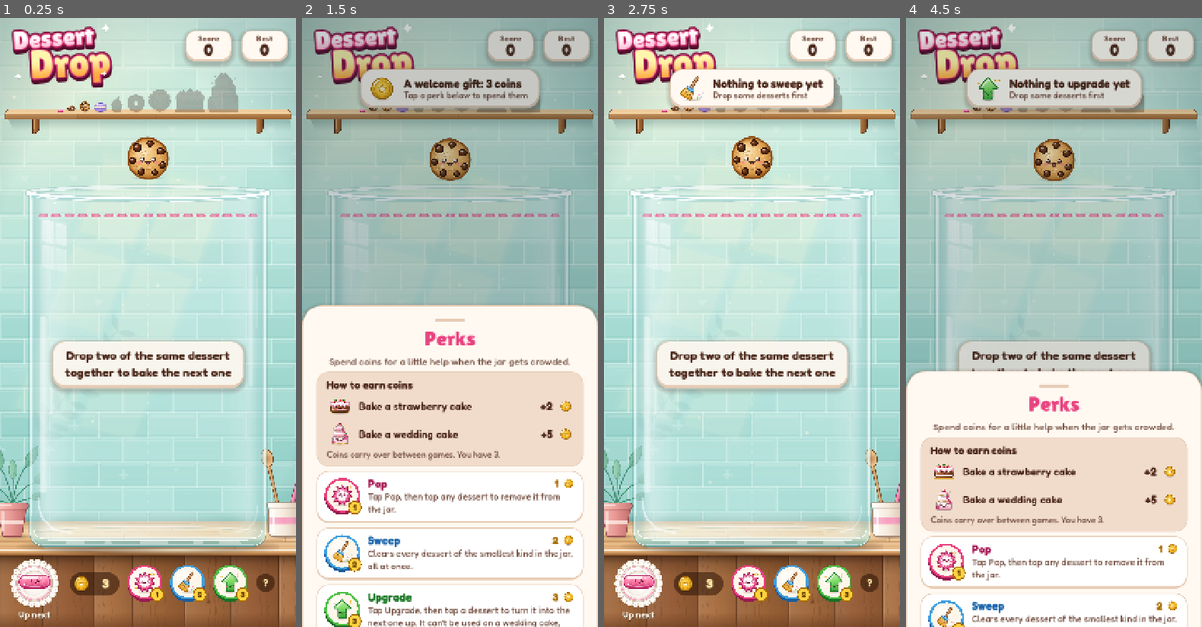
Above: before the commit, frames 1-4 (left to right).
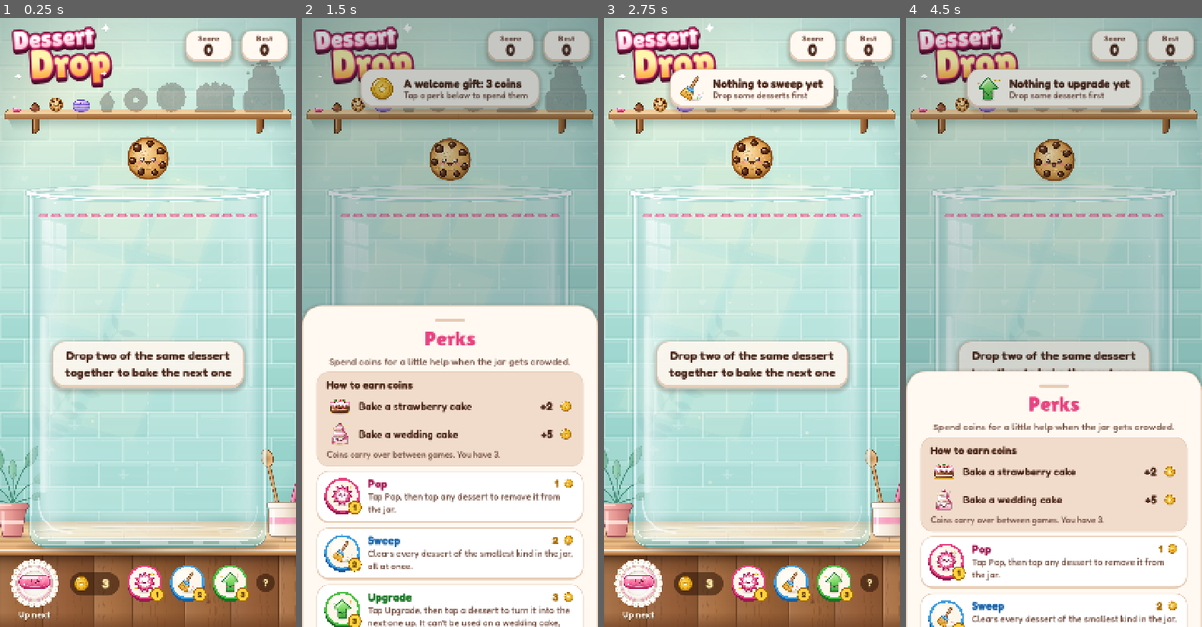
Above: after the commit, the same moments.

Repository: jonstuebe/dessert-drop
Game: Godot game, scene res://scenes/main.tscn
The game is run twice, just before and just after one commit, with the same random seed, the same clock (stepped at 60 frames per second) and the same inputs.
Inputs (mouse positions are in pixels of both pictures, inside the frame that each line leads up to):
- Up to frame 1 (0.25 s): no input
- Up to frame 2 (1.5 s): click "3" at 0.5 s; click (447, 584) at 1.27 s
- Up to frame 3 (2.75 s): click (790, 584) at 2.02 s
- Up to frame 4 (4.5 s): click (1136, 584) at 2.77 s; click "?" at 3.5 s; click "Got it" at 4.25 s

The runs differ from the first frame. In frame 1, 2.2% of the frame differs, in the area x 4-97%, y 6-16%; in frame 2, 1.3%; in frame 3, 1.3%; in frame 4, 1.3%.

Commit message:
Spread shelf desserts across the full shelf width

Diff:
--- a/scripts/hud.gd
+++ b/scripts/hud.gd
@@ -207,9 +207,11 @@
 		heights.append(h)
 		widths.append(w)
 		total += w
-	var gap := 10.0
-	var fit := minf(1.0, (660.0 - gap * 8) / total)
-	var x := 360.0 - (total * fit + gap * 8) / 2.0
+	# Fill the shelf's full width: grow the row (up to 120 px tall, so it stays
+	# clear of the header), then spread what's left over as even gaps.
+	var fit := minf((660.0 - 10.0 * 8) / total, 120.0 / 90.0)
+	var gap := (660.0 - total * fit) / 8.0
+	var x := 360.0 - 660.0 / 2.0
 	for i in Tiers.count():
 		var w := widths[i] * fit
 		var h := heights[i] * fit
